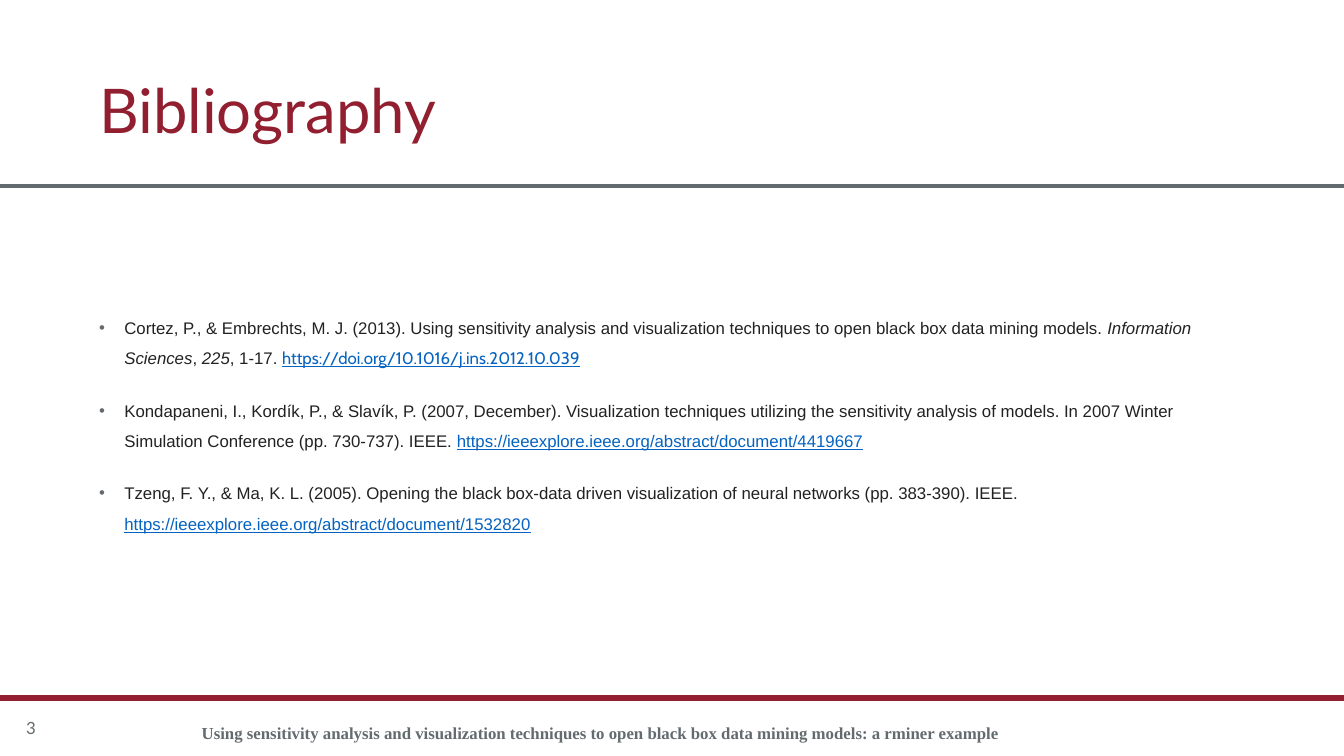
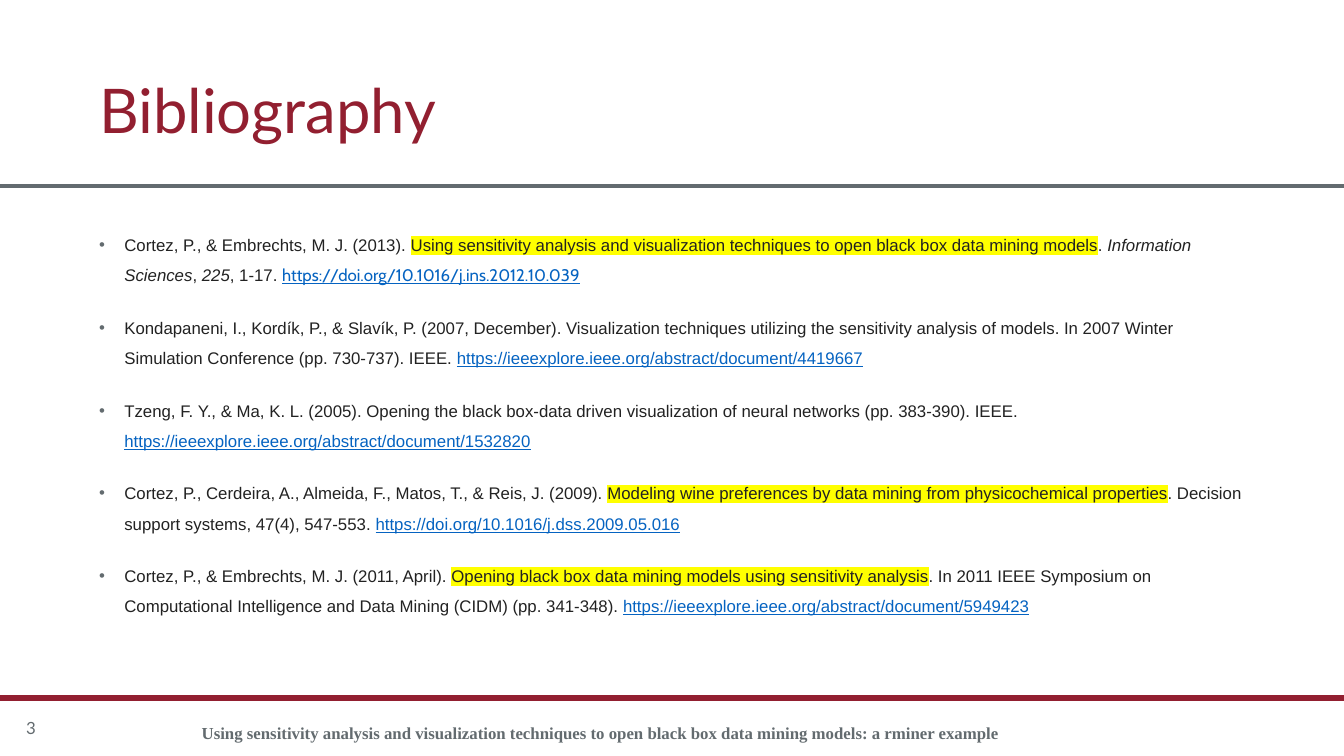
Before and after one commit to rgonzalezmoyano/Cafee, a slide deck: slide 3 of articulo 1 XAI/Apuntes/Sensitivity analysis/Presentación SA.pptx. Drawn at 1344x756 pixels with LibreOffice and Linux fonts; fonts in the diff are those of the drawing; background and template pictures are left out. Boxes give left, top, right and bottom in pixels: in the first picture for what was removed or moved away, otherwise in the second. Text is boxed around its words. In the diff, an @@ line names an element or a change of style, - is before the commit and + after.

```diff
--- a/articulo 1 XAI/Apuntes/Sensitivity analysis/Presentación SA.pptx
+++ b/articulo 1 XAI/Apuntes/Sensitivity analysis/Presentación SA.pptx
@@ text at [124,237,1191,285]: highlight none to #FFFF00 in "Using sensitivity analysis and visualization techniques to ..." @@
@@ text at [124,486,1241,616]: paragraphs added @@
+• Cortez, P., Cerdeira, A., Almeida, F., Matos, T., & Reis, J. (2009). Modeling wine preferences by data mining from physicochemical properties. Decision support systems, 47(4), 547-553. https://doi.org/10.1016/j.dss.2009.05.016
+• Cortez, P., & Embrechts, M. J. (2011, April). Opening black box data mining models using sensitivity analysis. In 2011 IEEE Symposium on Computational Intelligence and Data Mining (CIDM) (pp. 341-348). https://ieeexplore.ieee.org/abstract/document/5949423
```
Also in this commit, not shown: 7 other slides changed, 4 slides added, 4 other files.
